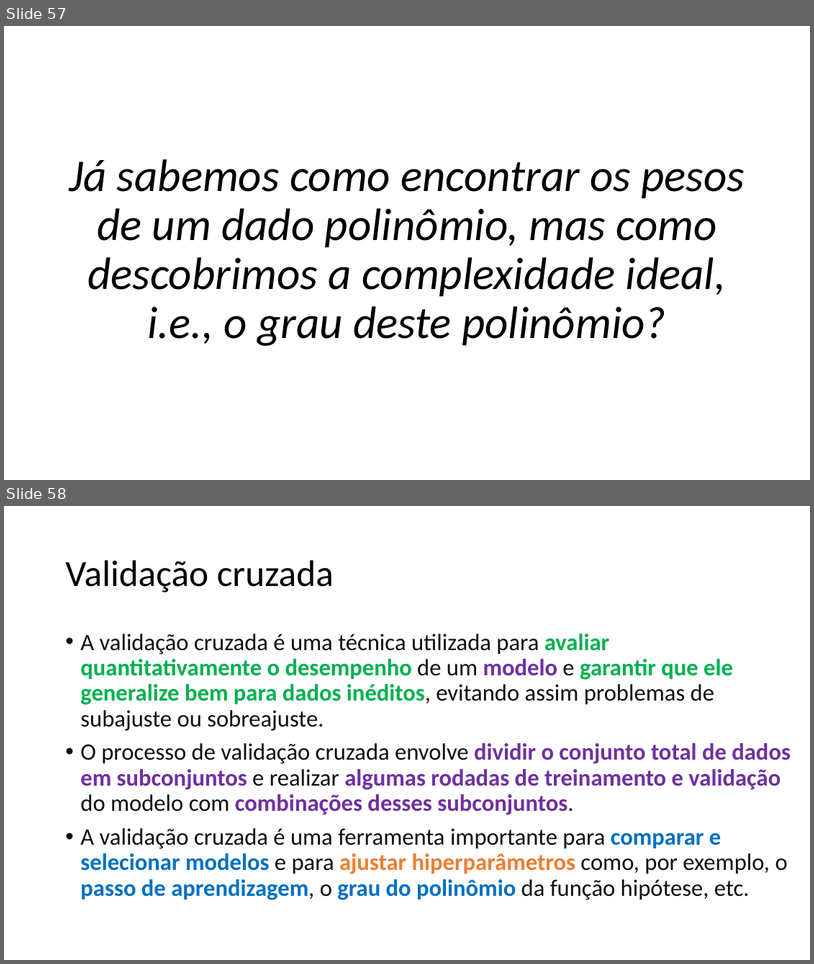
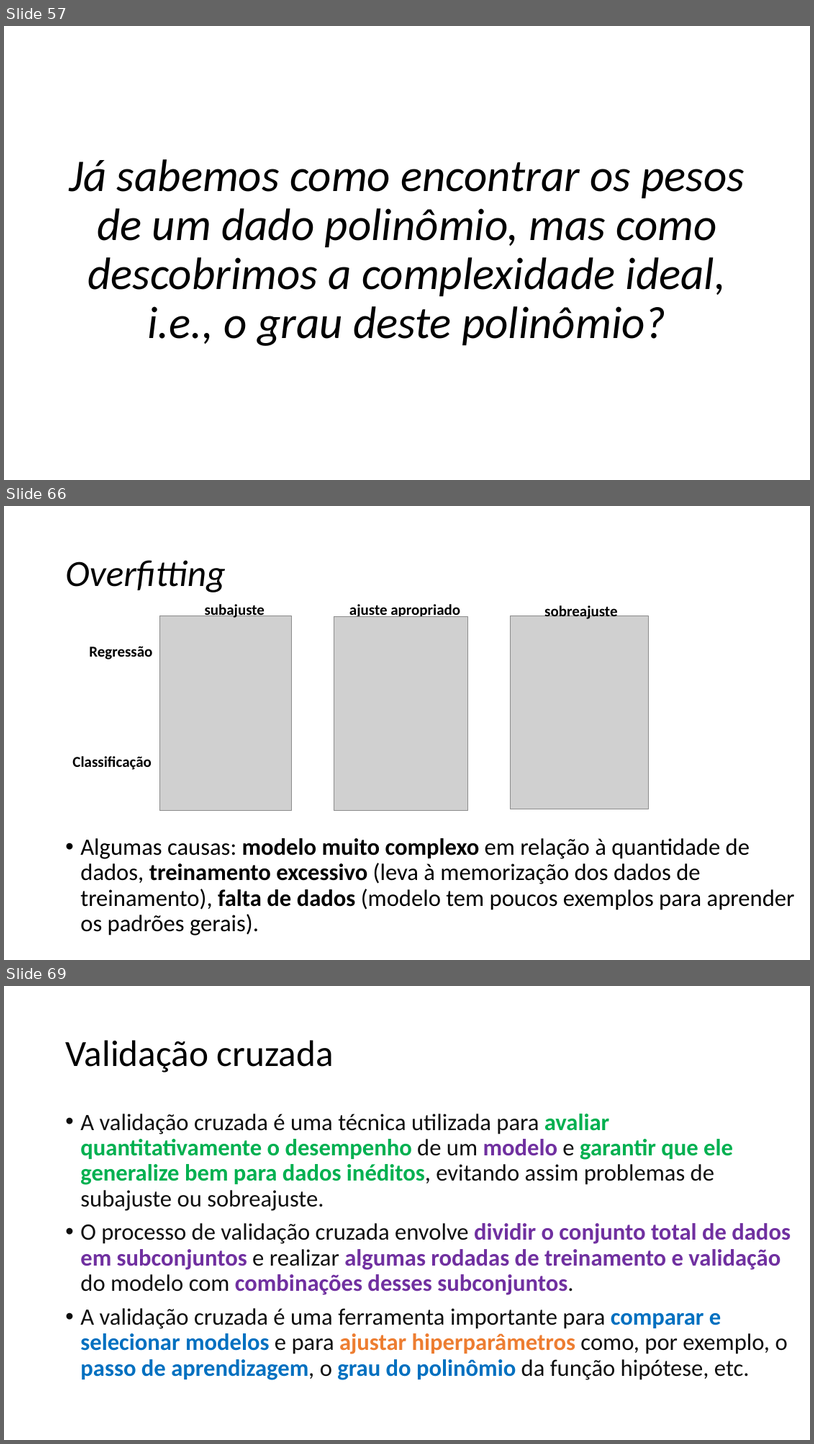
Before and after one commit to zz4fap/c24_inteligencia_artificial, a slide deck: slides/C24_Regressão.pptx. Shown one above the other, each under a label of ours: slides 57 and 58 before the commit, slides 57, 66 and 69 after it; the slides between them are not shown. The pictures are 814x964 and 814x1444 pixels, drawn with LibreOffice and Linux fonts; fonts in the diff are those of the drawing; grey boxes stand for pictures. Boxes give left, top, right and bottom in pixels: in the first picture for what was removed or moved away, otherwise in the second. Text is boxed around its words. In the diff, an @@ line names an element or a change of style, - is before the commit and + after.

```diff
--- a/slides/C24_Regressão.pptx
+++ b/slides/C24_Regressão.pptx
@@ slide 66 added at [4,506,810,960], background #FFFFFF @@
@@ title added at [65,560,225,592], 44 pt, text #000000, italic @@
+Overfitting
@@ text added at [205,602,265,618], 18 pt, text #000000, bold @@
+subajuste
@@ text added at [350,604,460,617], 18 pt, text #000000, bold @@
+ajuste apropriado
@@ text added at [545,604,617,619], 18 pt, text #000000, bold @@
+sobreajuste
@@ picture added at [160,615,291,811] @@
@@ picture added at [334,616,468,810] @@
@@ picture added at [511,615,649,809] @@
@@ text added at [89,646,152,659], 18 pt, text #000000, bold @@
+Regressão
@@ text added at [72,756,151,770], 18 pt, text #000000, bold @@
+Classificação
@@ text added at [80,838,795,935], 28 pt, text #000000 @@
+• Algumas causas: modelo muito complexo em relação à quantidade de dados, treinamento excessivo (leva à memorização dos dados de treinamento), falta de dados (modelo tem poucos exemplos para aprender os padrões gerais).
@@ what was slide 58 is now slide 69 @@
```
Also in this commit, not shown: 1 slide changed, 9 other slides added, 1 slide removed, 1 other file.
